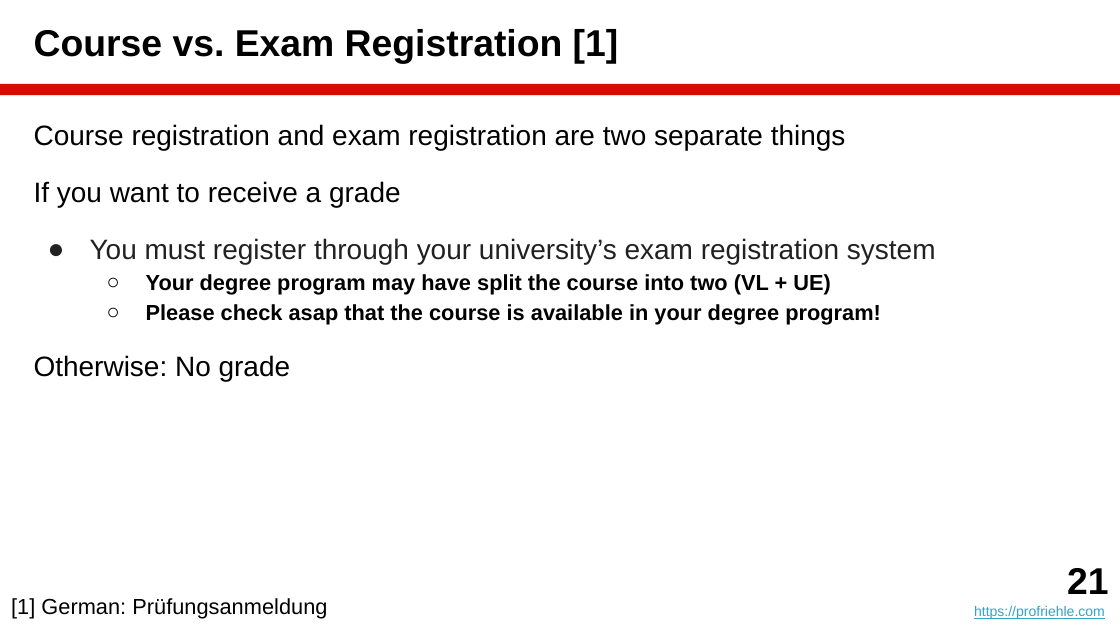
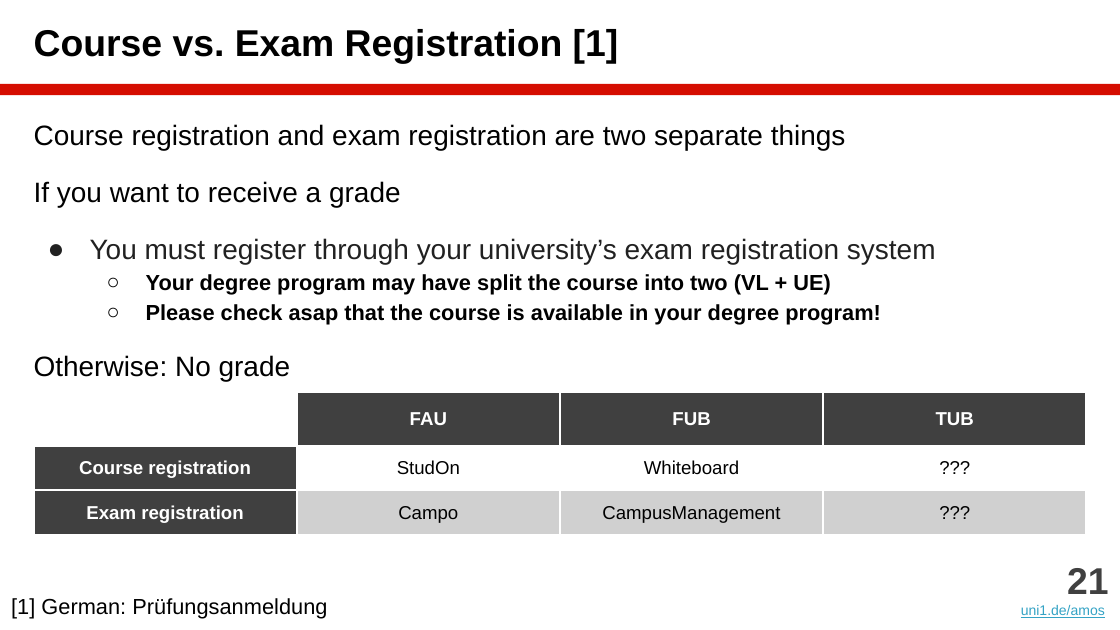
Before and after one commit to dirkriehle/amos-course, a slide deck: slide 21 of Lecture slides/AMOS A01 - Introduction.pptx. Drawn at 1120x630 pixels with LibreOffice and Linux fonts; fonts in the diff are those of the drawing. Boxes give left, top, right and bottom in pixels: in the first picture for what was removed or moved away, otherwise in the second. Text is boxed around its words. In the diff, an @@ line names an element or a change of style, - is before the commit and + after.

```diff
--- a/Lecture slides/AMOS A01 - Introduction.pptx
+++ b/Lecture slides/AMOS A01 - Introduction.pptx
@@ table added at box(34, 392, 1086, 630), 3 rows, 4 columns @@
+ | FAU | FUB | TUB
+Course registration | StudOn | Whiteboard | ???
+Exam registration | Campo | CampusManagement | ???
@@ text: place and size @@
-text at box(974, 568, 1108, 619)
+text at box(1021, 568, 1108, 618)
@@ text at box(1067, 568, 1108, 594): text colour #000000 to #404040 in "21" @@
@@ text at box(1021, 605, 1105, 618): text changed @@
-https://profriehle.com
+uni1.de/amos
```
Also in this commit, not shown: 24 other slides changed, 1 slide added, 1 slide removed, 15 other files.
